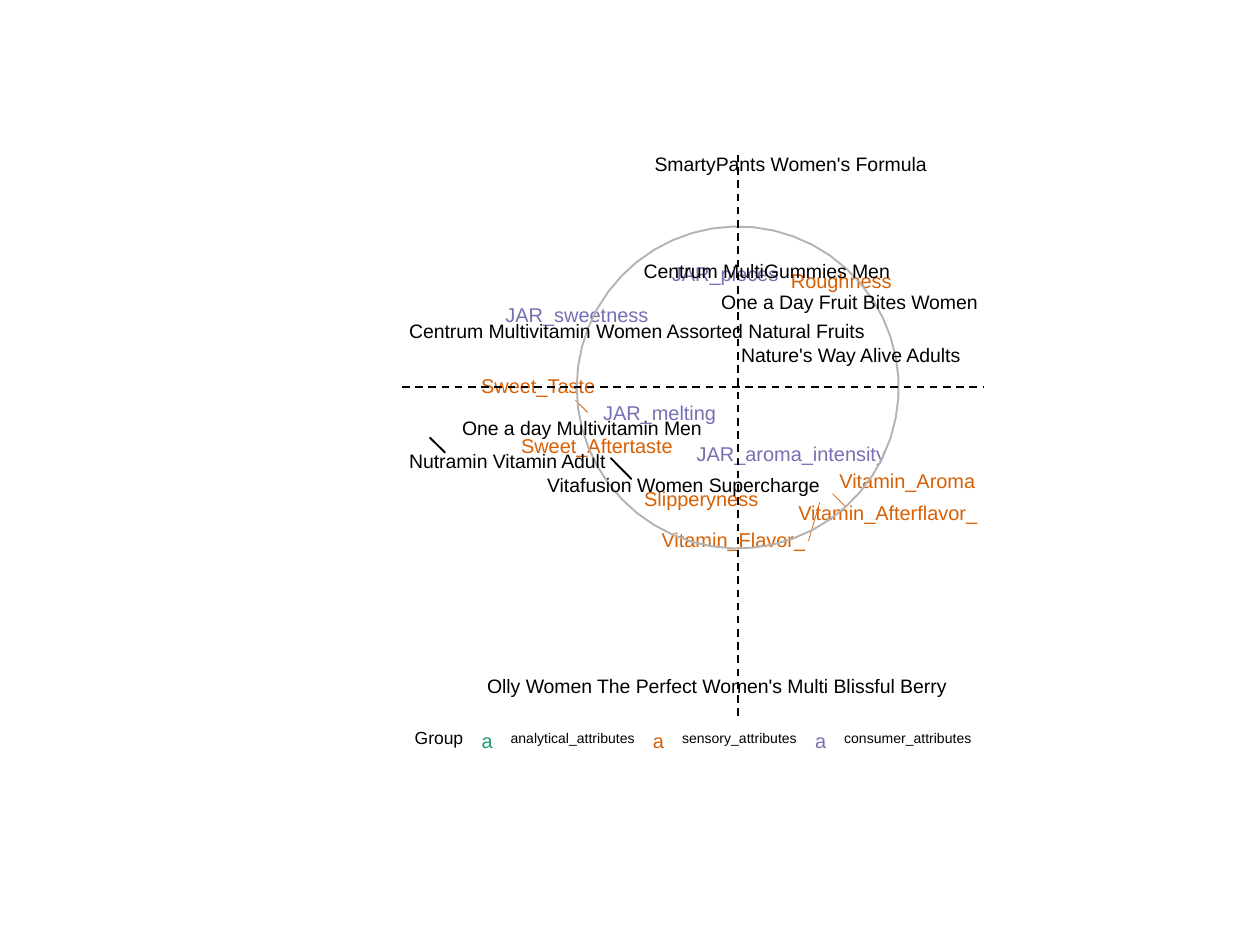
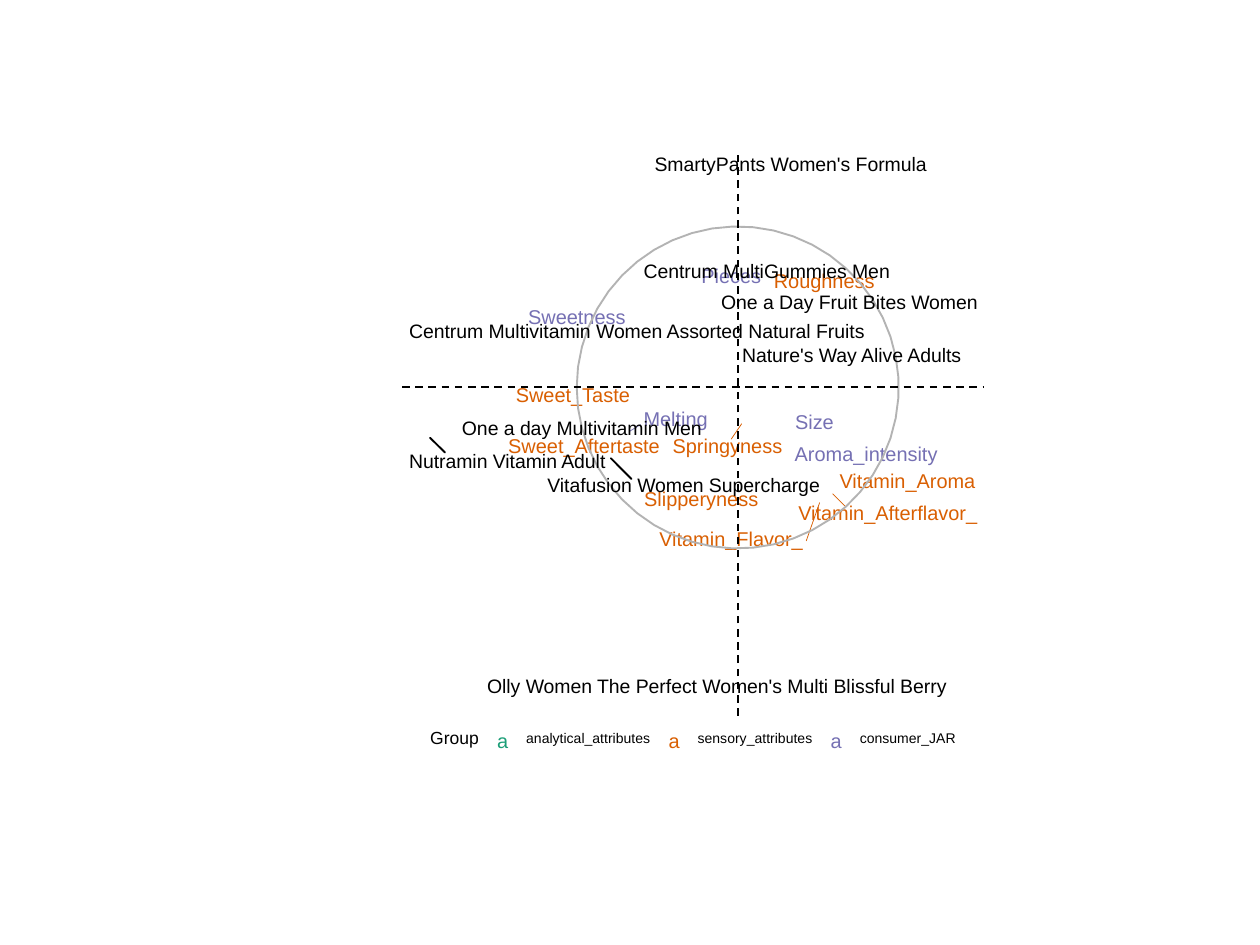
Before and after one commit to paritosh-aigora/gsk-centrum-classic, a slide deck: slide 9 of output/ppt_for_danielle/biplot.pptx. Drawn at 1260x945 pixels with LibreOffice and Linux fonts; fonts in the diff are those of the drawing. Boxes give left, top, right and bottom in pixels: in the first picture for what was removed or moved away, otherwise in the second. Text is boxed around its words. In the diff, an @@ line names an element or a change of style, - is before the commit and + after.

```diff
--- a/output/ppt_for_danielle/biplot.pptx
+++ b/output/ppt_for_danielle/biplot.pptx
@@ text at box(701, 267, 761, 287): text changed @@
-JAR_pieces
+Pieces
@@ text "Roughness": place and size @@
-text "Roughness" at box(791, 272, 892, 292)
+text "Roughness" at box(774, 272, 875, 292)
@@ text at box(528, 308, 625, 328): text changed @@
-JAR_sweetness
+Sweetness
@@ text "Sweet_Taste": place and size @@
-text "Sweet_Taste" at box(481, 378, 595, 398)
+text "Sweet_Taste" at box(516, 386, 630, 406)
@@ text at box(644, 411, 708, 430): text changed @@
-JAR_melting
+Melting
@@ text added at box(795, 414, 834, 429), 11.4 pt, text #7570B3 @@
+Size
@@ text "Sweet_Aftertaste": place and size @@
-text "Sweet_Aftertaste" at box(521, 437, 673, 457)
+text "Sweet_Aftertaste" at box(508, 437, 660, 457)
@@ freeform shape added at box(630, 425, 641, 431), outline #7570B3 0.43 pt @@
@@ text added at box(673, 437, 783, 457), 11.4 pt, text #D95F02 @@
+Springyness
@@ freeform shape: place and size @@
-freeform shape at box(576, 401, 588, 413)
+freeform shape at box(731, 423, 741, 438)
@@ text at box(795, 445, 938, 465): text changed @@
-JAR_aroma_intensity
+Aroma_intensity
@@ freeform shape at box(806, 503, 820, 541): outline redrawn @@
@@ rectangle: place and size @@
-rectangle at box(415, 726, 971, 756)
+rectangle at box(430, 726, 955, 756)
@@ 6 texts, 3 rectangles: place and size @@
-6 texts, 3 rectangles at box(415, 726, 835, 756)
+6 texts, 3 rectangles at box(430, 726, 852, 756)
@@ text at box(860, 733, 956, 746): text changed @@
-consumer_attributes
+consumer_JAR
```
Also in this commit, not shown: 9 other slides changed.
